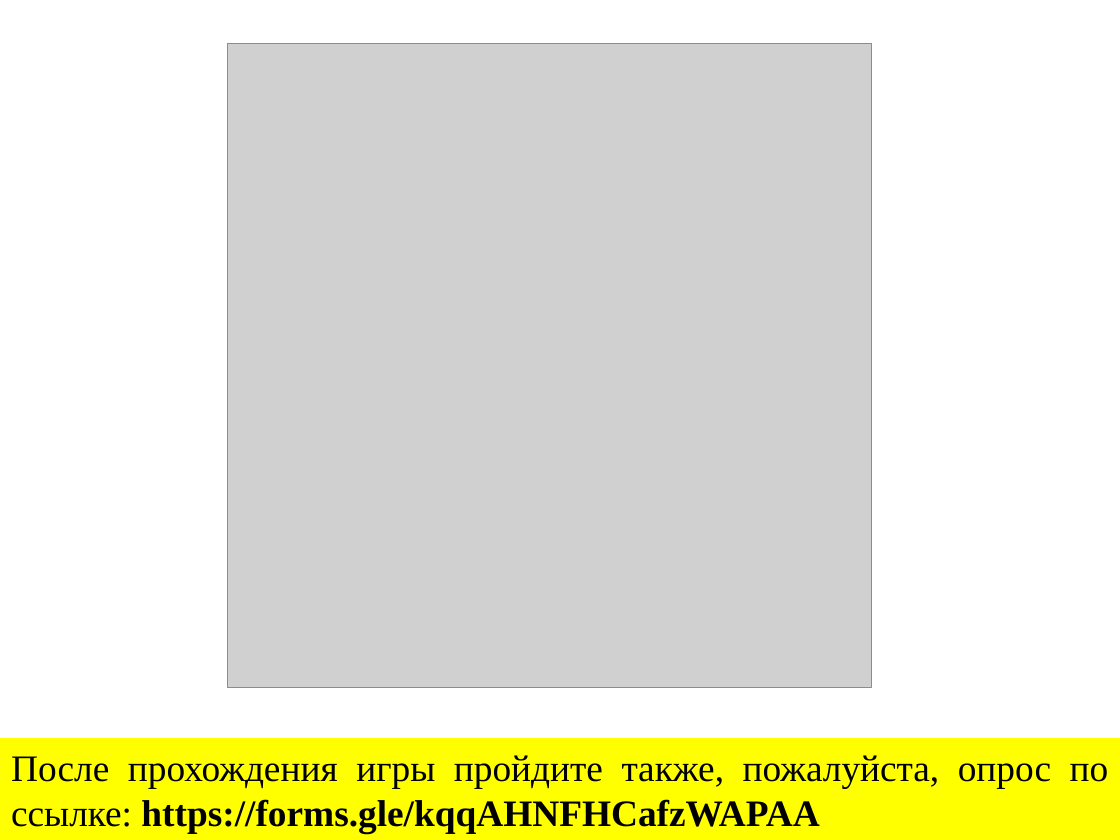
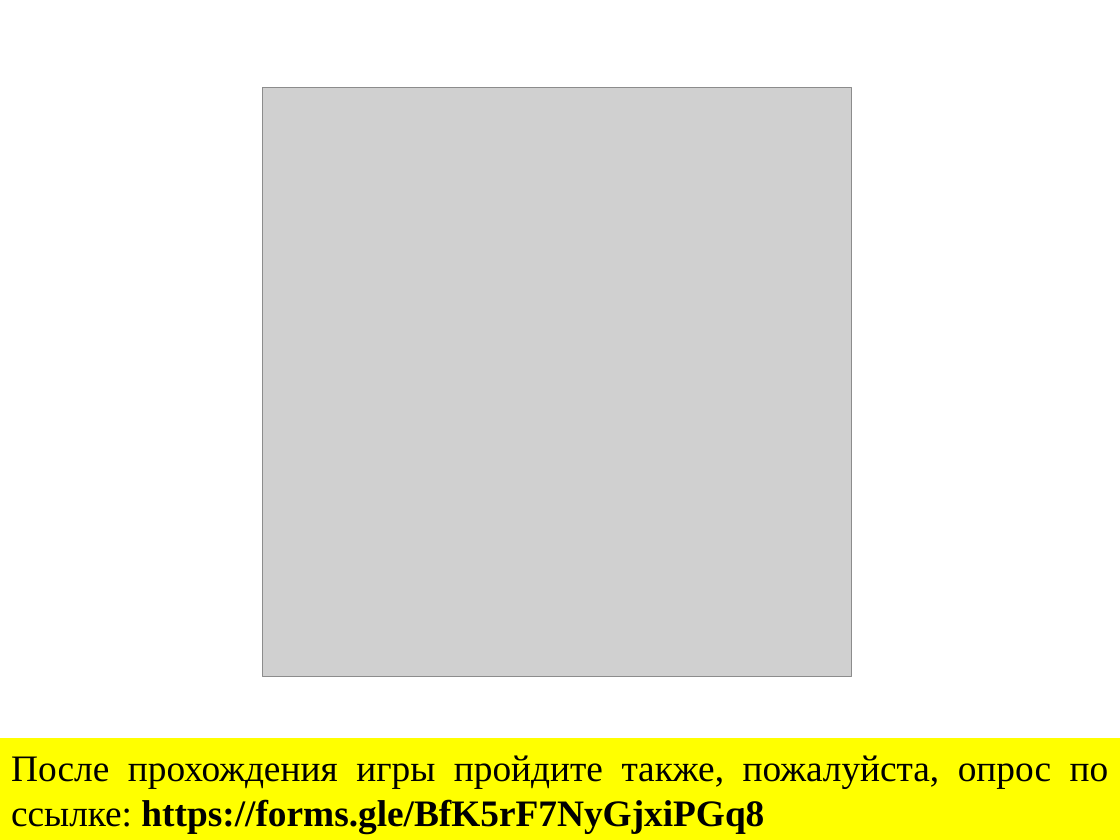
Before and after one commit to mbdatateach/site, a slide deck: slide 11 of u_sharp/Описание игры.pptx. Drawn at 1120x840 pixels with LibreOffice and Linux fonts; fonts in the diff are those of the drawing; grey boxes stand for pictures. Boxes give left, top, right and bottom in pixels: in the first picture for what was removed or moved away, otherwise in the second. Text is boxed around its words. In the diff, an @@ line names an element or a change of style, - is before the commit and + after.

```diff
--- a/u_sharp/Описание игры.pptx
+++ b/u_sharp/Описание игры.pptx
@@ picture: place and size @@
-picture at (227, 44, 871, 688)
+picture at (262, 87, 851, 676)
@@ text in rectangle at (11, 755, 1109, 833): text changed @@
-После прохождения игры пройдите также, пожалуйста, опрос по ссылке: https://forms.gle/kqqAHNFHCafzWAPAA
+После прохождения игры пройдите также, пожалуйста, опрос по ссылке: https://forms.gle/BfK5rF7NyGjxiPGq8
```
Also in this commit, not shown: 13 other files.
